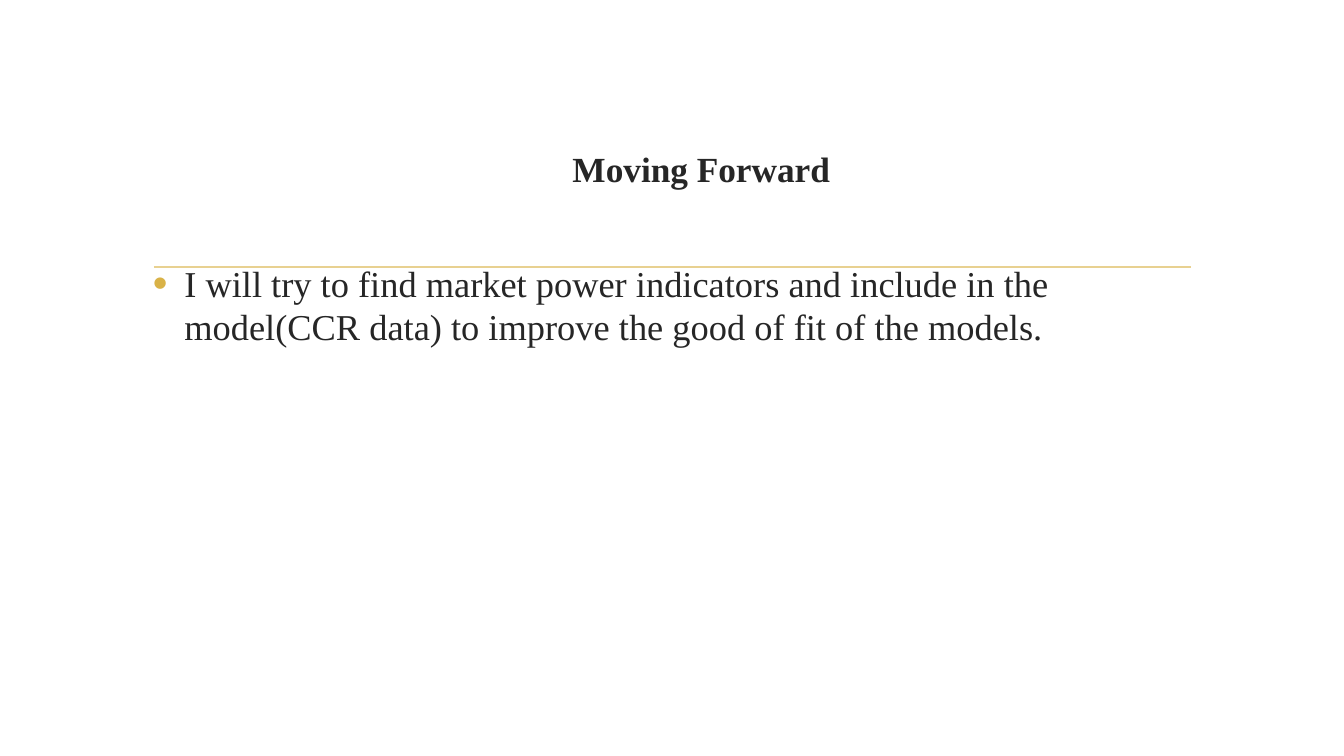
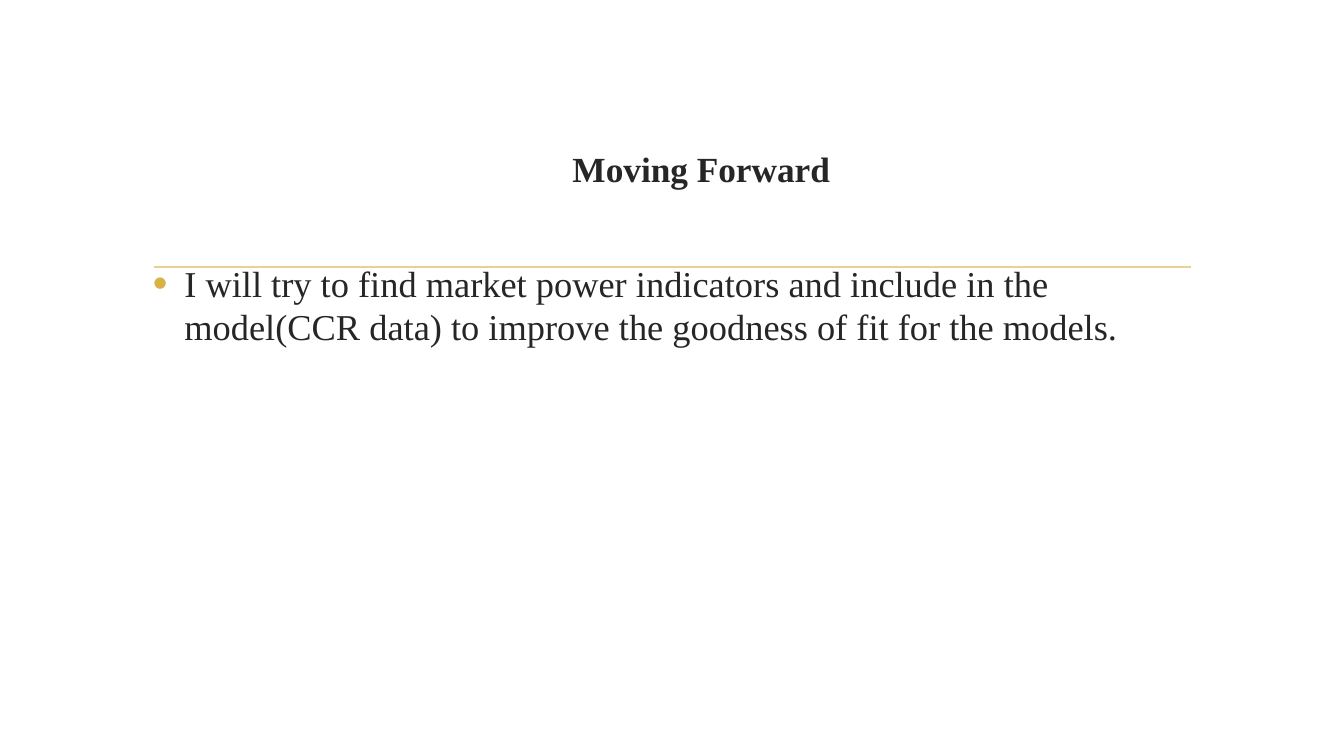
Before and after one commit to asidamo/Variations_In_Hospital_Charges_In_USA, a slide deck: slide 21 of Capstone Presentation.pptx. Drawn at 1344x756 pixels with LibreOffice and Linux fonts; fonts in the diff are those of the drawing; background and template pictures are left out. Boxes give left, top, right and bottom in pixels: in the first picture for what was removed or moved away, otherwise in the second. Text is boxed around its words. In the diff, an @@ line names an element or a change of style, - is before the commit and + after.

```diff
--- a/Capstone Presentation.pptx
+++ b/Capstone Presentation.pptx
@@ text at <box>184,271,1117,348</box>: text changed @@
-• I will try to find market power indicators and include in the model(CCR data) to improve the good of fit of the models.
+• I will try to find market power indicators and include in the model(CCR data) to improve the goodness of fit for the models.
```
Also in this commit, not shown: 5 other slides changed, 1 other file.
